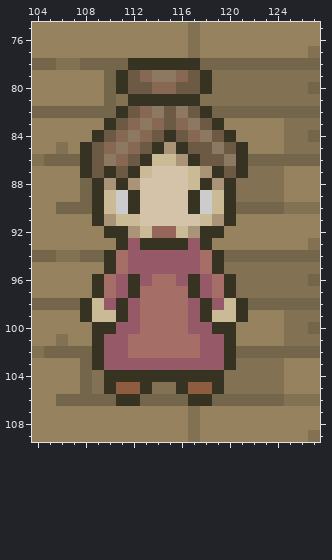
Two versions of one pixel-art file, assets/02_architecture/03_brewery/fullScene.aseprite. The picture above is the old version.
480x270 pixels, 1 frame. Colours within 5 levels of each other are drawn and written as one. Shown: x 104..127, y 75..109. The commit also changed other parts of the picture, which this record leaves out.
The same view after the edit:
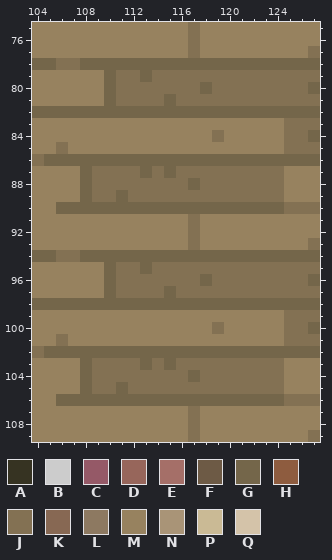
Palette (. is transparent): A #363322  B #cccccc  C #955967  D #97665b  E #a56f68  F #6d5a45  G #74664a  H #8e5c3f  J #837153  K #876853  L #8d7961  M #97825f  N #a99477  P #caba95  Q #d4c3a9
Change:
layer "truschels" now hidden
Changed rows in their new state; - is an unchanged pixel.
first column x 108:
 78 ----GGGGGG----
 79 ---JJGJJJJJ---
 80 ---JJJJJJJG---
 81 ----JJJGJJ----
 82 ---GGGGGGGG---
 83 --MMMMMMMMMM--
 84 -MMMMMMMMMMJM-
 85 MMMMMMMMMMMMMM
 86 GGGGGGGGGGGGGG
 87 GJJJJGJGJJJJJJ
 88 -JJJJJJJJGJJJ-
 89 -JJGJJJJJJJJJ-
 90 -GGGGGGGGGGGG-
 91 -MMMMMMMMJMMM-
 92 --MMMMMMMJMM--
 93 ---MMMMMMJM---
 94 --GGGGGGGGGG--
 95 --GJJGJJJJJJ--
 96 -MGJJJJJJJGJJ-
 97 -MGJJJJGJJJJJ-
 98 GGGGGGGGGGGGGG
 99 MMMMMMMMMMMMMM
100 -MMMMMMMMMMJM-
101 -MMMMMMMMMMMM-
102 -GGGGGGGGGGGG-
103 -JJJJGJGJJJJJ-
104 --JJJJJJJGJJ--
105 --JGJJ--JJJJ--
106 ---GG----GG---
Changed places in both pictures, as pixel boxes (x1, y1, x2, y2):
changed: (80, 58, 248, 406)
